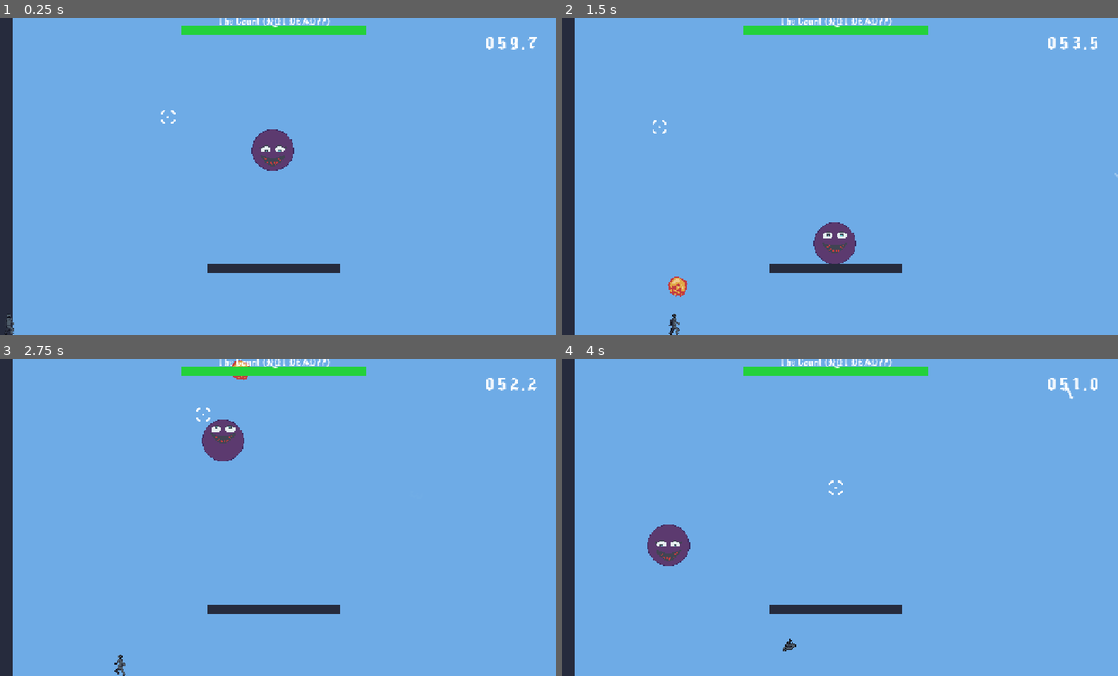
Above: before the commit, frames 1-4 (two rows, left to right).
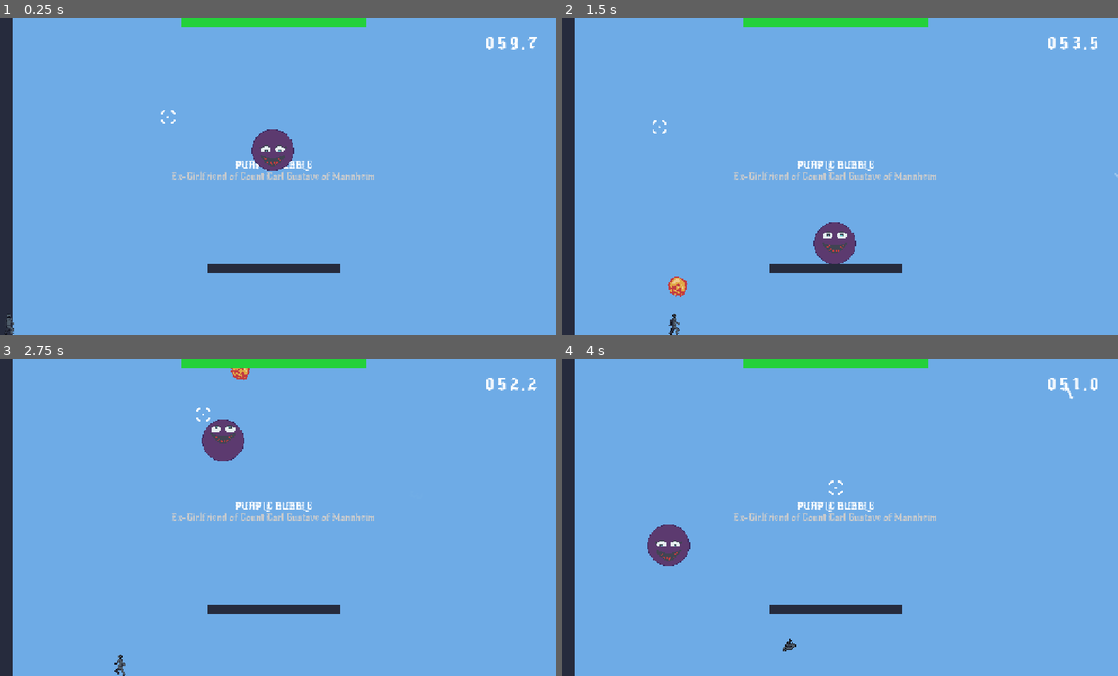
Above: after the commit, the same moments.

Repository: PACarniglia/count-hawk-down
Game: Godot game, scene res://scenes/world/WorldBossTest.tscn
Two runs of this game, one before a commit and one after it. Both use one fixed random seed, a clock stepped at 60 frames per second and the inputs below. This scene is started directly instead of the project's main scene. Sound files missing from this copy of the repository are replaced by a short silence.
Inputs (mouse positions are in pixels of both pictures, inside the frame that each line leads up to):
- Up to frame 1 (0.25 s): no input
- Up to frame 2 (1.5 s): tap Enter at 0.5 s; move the mouse to (962, 160) at 0.52 s; hold D (move_right) from 0.53 s (still down); click (962, 160) at 0.6 s; tap W (move_jump) at 0.77 s; move the mouse to (723, 192) at 1.27 s; right-click (723, 192) at 1.35 s
- Up to frame 3 (2.75 s): tap W (move_jump) at 1.52 s; move the mouse to (328, 447) at 2.02 s; release D (move_right) at 2.03 s; hold A (move_left) from 2.03 s (still down); click (328, 447) at 2.1 s
- Up to frame 4 (4 s): move the mouse to (806, 580) at 2.77 s; release A (move_left) at 2.78 s; hold D (move_right) from 2.78 s (still down); right-click (806, 580) at 2.85 s; click (806, 580) at 2.92 s; tap W (move_jump) at 3.02, 3.77 s; move the mouse to (1006, 565) at 3.52 s; click (1006, 565) at 3.6 s

The runs differ from the first frame. In frame 1, 2.2% of the frame differs, in the area x 30-68%, y 0-52%; in frame 2, 2.3%; in frame 3, 2.3%; in frame 4, 2.3%.

Commit message:
feat: add boss name

Diff:
--- a/scenes/Rooms/05_boss_room.tscn
+++ b/scenes/Rooms/05_boss_room.tscn
@@ -44,3 +44,31 @@
 
 [node name="EntryPointRight" type="Marker2D" parent="." unique_id=2037725910]
 position = Vector2(609, 343)
+
+[node name="BossTitle" type="Label" parent="." unique_id=7582486]
+anchors_preset = 8
+anchor_left = 0.5
+anchor_top = 0.5
+anchor_right = 0.5
+anchor_bottom = 0.5
+offset_left = -200.0
+offset_top = -30.0
+offset_right = 200.0
+text = "PURPLE BUBBLE"
+horizontal_alignment = 1
+
+[node name="BossSubtitle" type="Label" parent="." unique_id=1479505954]
+modulate = Color(0.8, 0.8, 0.8, 1)
+anchors_preset = 8
+anchor_left = 0.5
+anchor_top = 0.5
+anchor_right = 0.5
+anchor_bottom = 0.5
+offset_left = -301.0
+offset_top = -4.0
+offset_right = 299.0
+offset_bottom = 24.0
+grow_horizontal = 2
+grow_vertical = 2
+text = "Ex-Girlfriend of Count Carl Gustave of Mannheim"
+horizontal_alignment = 1
--- a/scenes/prefabs/enemy/boss.gd
+++ b/scenes/prefabs/enemy/boss.gd
@@ -242,8 +242,8 @@
 	root.anchor_bottom = 0.0
 	root.offset_left = -hp_bar_width * 0.5
 	root.offset_right = hp_bar_width * 0.5
-	root.offset_top = 18.0
-	root.offset_bottom = 18.0 + hp_bar_height + 28.0
+	root.offset_top = 0.0
+	root.offset_bottom = hp_bar_height
 	root.z_index = 220
 	ui_layer.add_child(root)
 
@@ -252,11 +252,7 @@
 	bar_bg.anchor_left = 0.0
 	bar_bg.anchor_right = 1.0
 	bar_bg.anchor_top = 0.0
-	bar_bg.anchor_bottom = 0.0
-	bar_bg.offset_left = 0.0
-	bar_bg.offset_right = 0.0
-	bar_bg.offset_top = 0.0
-	bar_bg.offset_bottom = hp_bar_height
+	bar_bg.anchor_bottom = 1.0
 	root.add_child(bar_bg)
 
 	var bar_fill := ColorRect.new()
@@ -264,25 +260,9 @@
 	bar_fill.anchor_left = 0.0
 	bar_fill.anchor_right = 0.0
 	bar_fill.anchor_top = 0.0
-	bar_fill.anchor_bottom = 0.0
-	bar_fill.offset_left = 0.0
+	bar_fill.anchor_bottom = 1.0
 	bar_fill.offset_right = hp_bar_width
-	bar_fill.offset_top = 0.0
-	bar_fill.offset_bottom = hp_bar_height
 	root.add_child(bar_fill)
-
-	var label := Label.new()
-	label.text = "The Count (NOT DEAD??)"
-	label.horizontal_alignment = HORIZONTAL_ALIGNMENT_CENTER
-	label.anchor_left = 0.0
-	label.anchor_right = 1.0
-	label.anchor_top = 0.0
-	label.anchor_bottom = 0.0
-	label.offset_left = 0.0
-	label.offset_right = 0.0
-	label.offset_top = -24.0
-	label.offset_bottom = -2.0
-	root.add_child(label)
 
 	_hp_ui_root = root
 	_hp_bar_fill = bar_fill
